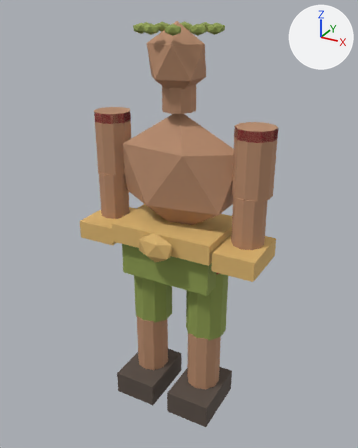
The glTF model assets/generated/models/fighter_pyrrhus.glb: old version first, new version second.
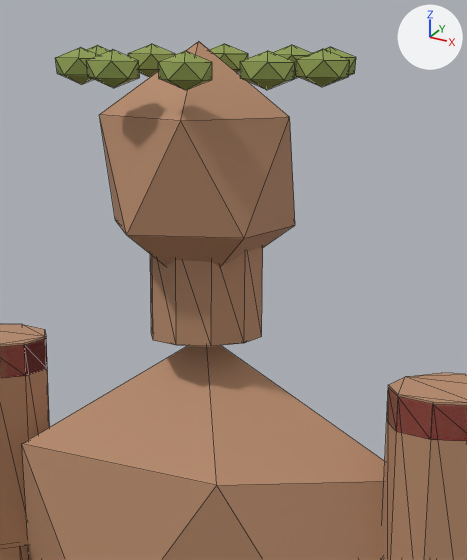
Each version appears first whole from a 50 mm camera at (0.855, -1.556, 1.594) aimed at (0.007, -0.014, 0.823), and next in a close-up on the part from 32% to 72% of the width and 2% to 40% of the height. The axes (+X, +Y, +Z) are drawn at upper right. The lights are the same throughout. The first two pictures are the older version. The close-ups show mesh edges as thin lines. Where no turn or scale is listed for an object, it has been applied to the vertices. Vertices at exactly the same position are counted once.

In view in the first close-up: 'ARM_UPPER_L', 'ARM_UPPER_R', 'CUT_ARML', 'CUT_ARMR', 'HEAD', 'NECK', 'TORSO', 'WREATH', 'WREATH.006', 'WREATH.007', 'WREATH.008', 'WREATH.009' and 6 more.
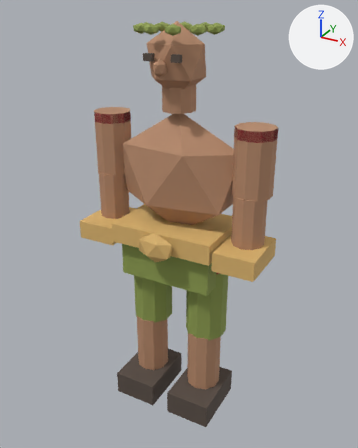
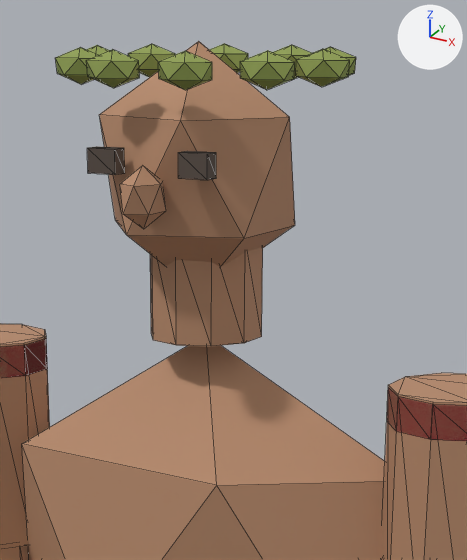
Where the newer file only moved an object's origin or applied its transform, the numbers keep the older frame.

Boxes [x1, y1, x2, y2] around the edits, measured in the close-ups (467 x 560 px):
'NOSE', added (brown): after [120, 165, 166, 229]
'EYE.001', added: after [178, 151, 216, 180]
'EYE', added: after [87, 146, 125, 175]

Patch to the scene script:
```diff
--- a/assets/generated/models/fighter_pyrrhus.glb.py
+++ b/assets/generated/models/fighter_pyrrhus.glb.py
@@ mat_gen_skin @@
+mat_gen_skin = bpy.data.materials.new('GEN_skin')
+mat_gen_skin.use_nodes = True; mat_gen_skin.node_tree.nodes.clear()
+_N = mat_gen_skin.node_tree.nodes; _L = mat_gen_skin.node_tree.links
+n0 = _N.new('ShaderNodeBsdfPrincipled'); n0.name = 'Principled BSDF'
+n0.inputs[2].default_value = 0.8  # 'Roughness'
+n1 = _N.new('ShaderNodeOutputMaterial'); n1.name = 'Material Output'
+n2 = _N.new('ShaderNodeVertexColor'); n2.name = 'Color Attribute'
+_L.new(n0.outputs[0], n1.inputs[0])  # 'BSDF' to 'Surface'
+_L.new(n2.outputs[0], n0.inputs[0])  # 'Color' to 'Base Color'
@@ mat_gen_leather @@
+mat_gen_leather = bpy.data.materials.new('GEN_leather')
+mat_gen_leather.use_nodes = True; mat_gen_leather.node_tree.nodes.clear()
+_N = mat_gen_leather.node_tree.nodes; _L = mat_gen_leather.node_tree.links
+n0 = _N.new('ShaderNodeBsdfPrincipled'); n0.name = 'Principled BSDF'
+n0.inputs[2].default_value = 0.8  # 'Roughness'
+n1 = _N.new('ShaderNodeOutputMaterial'); n1.name = 'Material Output'
+n2 = _N.new('ShaderNodeVertexColor'); n2.name = 'Color Attribute'
+_L.new(n0.outputs[0], n1.inputs[0])  # 'BSDF' to 'Surface'
+_L.new(n2.outputs[0], n0.inputs[0])  # 'Color' to 'Base Color'
@@ me_icosphere_001 @@
 me_icosphere_001.from_pydata(...)  # 12 vertices, 20 faces; spans x -0.103..0.103, y -0.094..0.094, z -0.124..0.124
-me_icosphere_001.materials.append(mat_skin)  # brown #b88b6c
+# me_icosphere_001 part 1: vertex colours changed
+me_icosphere_001.materials.append(mat_gen_skin)
@@ me_icosphere @@
-me_icosphere.from_pydata(...)  # 12 vertices, 20 faces; spans x -0.246..0.246, y -0.115..0.115, z -0.233..0.233
-me_icosphere.materials.append(mat_skin)  # brown #b88b6c
+me_icosphere.from_pydata(...)  # 12 vertices, 20 faces; spans x -0.246..0.246, y -0.115..0.115, z -0.233..0.232
+# me_icosphere part 2: vertex colours changed
+me_icosphere.materials.append(mat_gen_skin)
@@ ob_nose @@
+ob_nose = bpy.data.objects.new('NOSE', me_icosphere_002_1)  # an icosphere of 20 faces spanning x -0.0201..0.0201, y -0.1556..-0.1004, z 1.3805..1.4405
+ob_nose.location = (0.0, 0.0, 0.0)
@@ ob_eye_001 @@
+ob_eye_001 = bpy.data.objects.new('EYE.001', me_cube_004_1)  # a box spanning x 0.036..0.068, y -0.121..-0.103, z 1.4295..1.4535
+ob_eye_001.location = (0.0, 0.0, 0.0)
@@ ob_eye @@
+ob_eye = bpy.data.objects.new('EYE', me_cube_003_1)  # a box spanning x -0.068..-0.036, y -0.121..-0.103, z 1.4295..1.4535
+ob_eye.location = (0.0, 0.0, 0.0)
```
